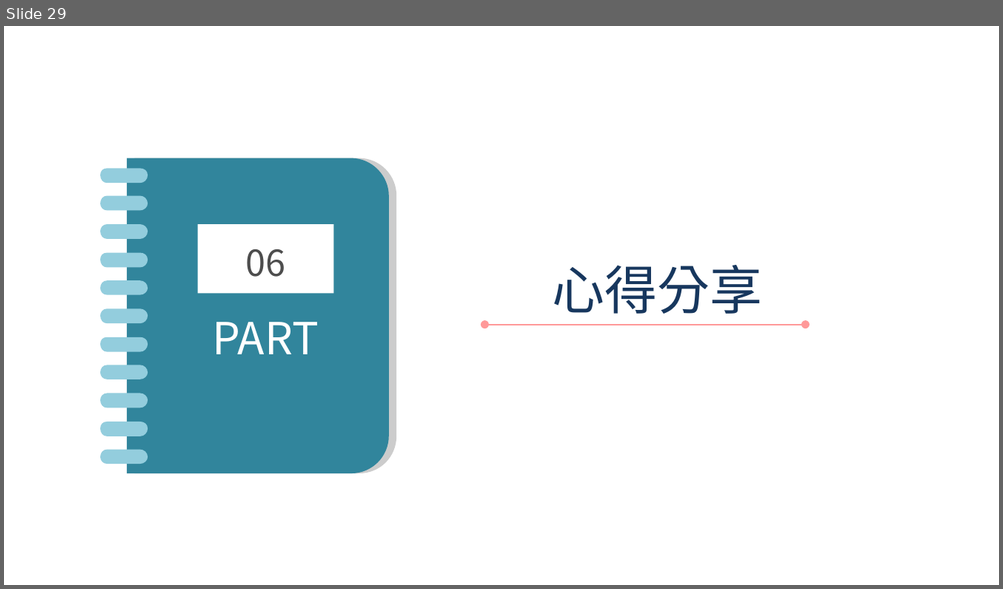
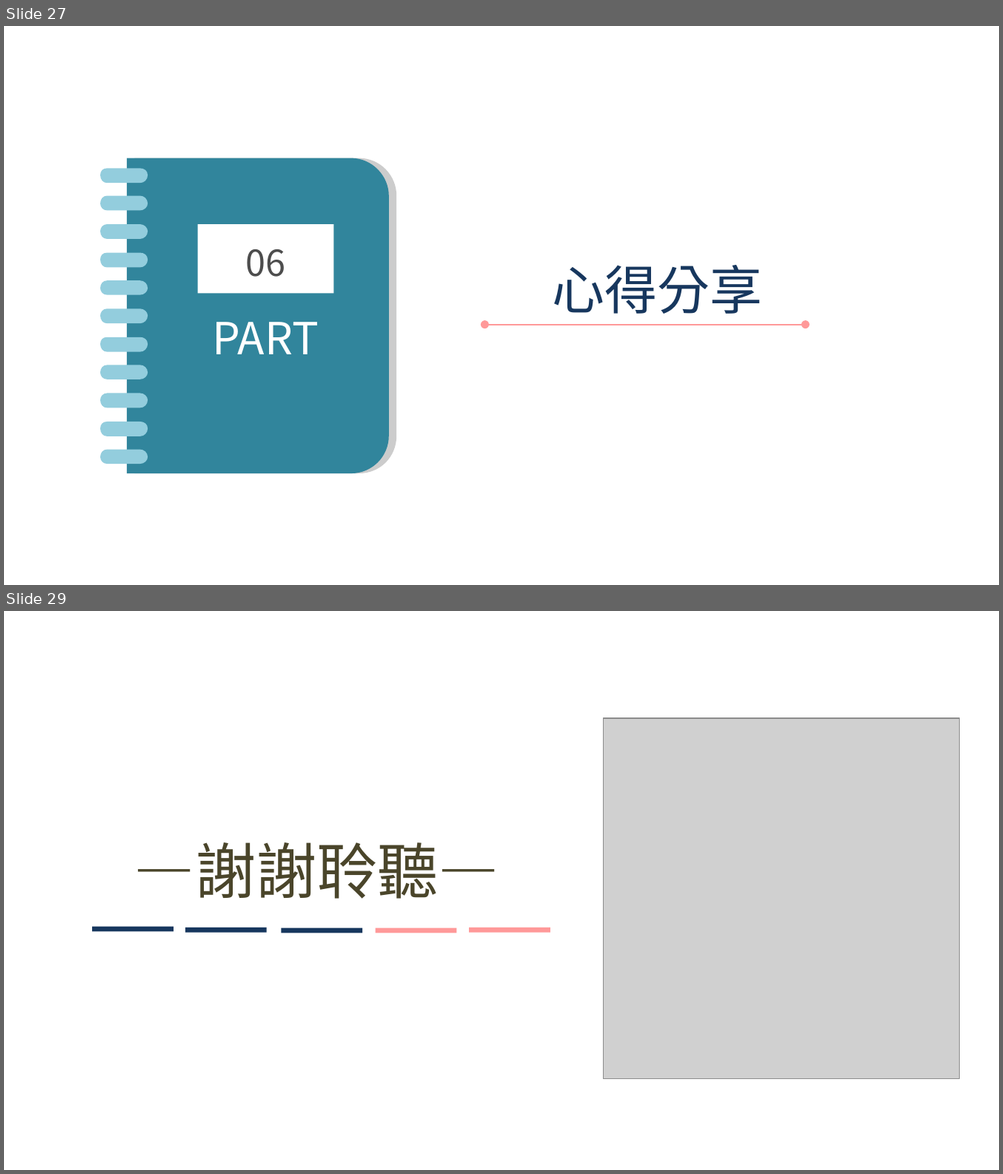
Before and after one commit to tippyshih/final, a slide deck: ppt模板.pptx. Shown one above the other, each under a label of ours: slide 29 before the commit, slides 27 and 29 after it; the slides between them are not shown. The pictures are 1003x589 and 1003x1174 pixels, drawn with LibreOffice and Linux fonts; fonts in the diff are those of the drawing; grey boxes stand for pictures; background and template pictures are left out. Boxes give left, top, right and bottom in pixels: in the first picture for what was removed or moved away, otherwise in the second. Text is boxed around its words. In the diff, an @@ line names an element or a change of style, - is before the commit and + after.

```diff
--- a/ppt模板.pptx
+++ b/ppt模板.pptx
@@ slide 29 added at (x1=4, y1=611, x2=999, y2=1170), background #FFFFFF @@
@@ picture added at (x1=603, y1=718, x2=959, y2=1079) @@
@@ text added at (x1=134, y1=843, x2=499, y2=899), 44 pt, text #4A452A @@
+—謝謝聆聽—
@@ rectangle added at (x1=93, y1=926, x2=174, y2=931), fill #17375E @@
@@ rectangle added at (x1=185, y1=927, x2=267, y2=932), fill #17375E @@
@@ rectangle added at (x1=282, y1=928, x2=363, y2=933), fill #17375E @@
@@ rectangle added at (x1=375, y1=928, x2=457, y2=933), fill #FF9999 @@
@@ rectangle added at (x1=469, y1=927, x2=550, y2=932), fill #FF9999 @@
@@ what was slide 29 is now slide 27 @@
```
Also in this commit, not shown: 1 slide changed, 4 other slides added, 7 slides removed.
